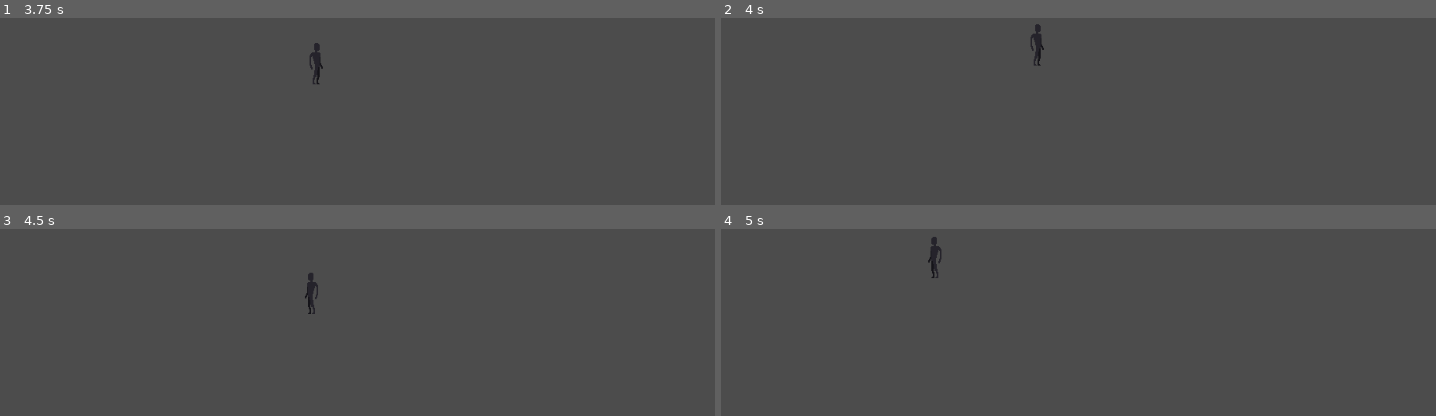
Above: before the commit, frames 1-4 (two rows, left to right).
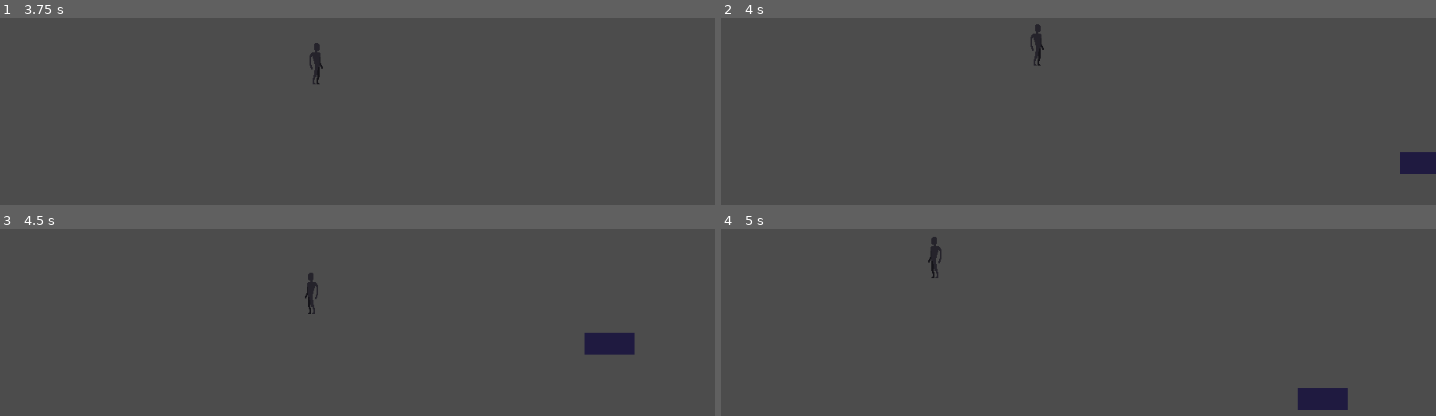
Above: after the commit, the same moments.

Repository: arjun-raghavan-00/hoth-iv-game
Game: Godot game, scene res://scenes/Main.tscn
Two runs of this game, one before a commit and one after it. Both use one fixed random seed, a clock stepped at 60 frames per second and the inputs below. Before the commit the project has no main scene; this scene is started directly in both runs.
Inputs:
- Up to frame 1 (3.75 s): tap Enter at 0.5, 2 s; hold Right (ui_right) 0.53-2.03 s; tap Shift (game_dash) every 0.75 s from 0.6 to 3.6 s; tap W (game_jump) at 0.77, 1.52, 3.02 s; tap Space at 1.25, 2.75 s; hold Left (ui_left) 2.03-2.78 s; hold Right (ui_right) from 2.78 s (still down)
- Up to frame 2 (4 s): keep holding Right (ui_right); tap W (game_jump) at 3.77 s
- Up to frame 3 (4.5 s): release Right (ui_right) at 4.28 s; hold Left (ui_left) from 4.28 s (still down); tap Shift (game_dash) at 4.35 s
- Up to frame 4 (5 s): keep holding Left (ui_left); tap W (game_jump) at 4.52 s

Frame 1 is identical in both runs. In frame 2, 0.6% of the frame differs, in the area x 94-100%, y 71-84%; in frame 3, 0.8%; in frame 4, 0.8%, in the area x 80-88%, y 85-97%.

Commit message:
Added Drum Enemy's implementation

Diff:
--- a/project.godot
+++ b/project.godot
@@ -11,8 +11,12 @@
 [application]
 
 config/name="HOTHIV_Game"
-run/main_scene="res://Main.tscn"
+run/main_scene="res://scenes/Main.tscn"
 config/icon="res://icon.png"
+
+[autoload]
+
+global="*res://scripts/global.gd"
 
 [input]
 
--- a/scenes/DrumEnemy.tscn
+++ b/scenes/DrumEnemy.tscn
@@ -1,19 +1,26 @@
-[gd_scene load_steps=2 format=2]
+[gd_scene load_steps=3 format=2]
+
+[ext_resource path="res://scripts/DrumEnemy.gd" type="Script" id=1]
 
 [sub_resource type="RectangleShape2D" id=1]
 
 custom_solver_bias = 0.0
-extents = Vector2( 32.0561, 14.0053 )
+extents = Vector2( 32.0476, 13.9904 )
 
-[node name="DrumEnemy" type="KinematicBody2D"]
+[node name="DrumEnemy" type="KinematicBody2D" index="0"]
 
 input_pickable = false
 collision_layer = 1
 collision_mask = 1
 collision/safe_margin = 0.08
+script = ExtResource( 1 )
+_sections_unfolded = [ "Collision", "Transform", "collision" ]
 __meta__ = {
 "_edit_group_": true
 }
+JUMP_SPEED = 400
+GRAVITY = 1000
+SPEED = 20
 
 [node name="ColorRect" type="ColorRect" parent="." index="0"]
 
@@ -33,7 +40,23 @@
 color = Color( 0.121994, 0.103149, 0.253906, 1 )
 _sections_unfolded = [ "Grow Direction", "Margin" ]
 
-[node name="CollisionShape2D" type="CollisionShape2D" parent="." index="1"]
+[node name="col" type="CollisionShape2D" parent="." index="1"]
 
-position = Vector2( 0, 17.982 )
+position = Vector2( 0, 17.9823 )
+scale = Vector2( 1, 0.999982 )
 shape = SubResource( 1 )
+_sections_unfolded = [ "Transform" ]
+
+[node name="AnimatedSprite" type="AnimatedSprite" parent="." index="2"]
+
+animation = "default"
+
+[node name="JumpTimer" type="Timer" parent="." index="3"]
+
+process_mode = 1
+wait_time = 1.0
+one_shot = false
+autostart = true
+_sections_unfolded = [ "Pause" ]
+
+[connection signal="timeout" from="JumpTimer" to="." method="_on_JumpTimer_timeout"]
--- a/scenes/Main.tscn
+++ b/scenes/Main.tscn
@@ -1,6 +1,7 @@
-[gd_scene load_steps=7 format=2]
+[gd_scene load_steps=8 format=2]
 
 [ext_resource path="res://scenes/Player.tscn" type="PackedScene" id=1]
+[ext_resource path="res://scenes/DrumEnemy.tscn" type="PackedScene" id=2]
 
 [sub_resource type="Shader" id=1]
 
@@ -50,11 +51,8 @@
 
 [node name="env" type="Node" parent="." index="0"]
 
-editor/display_folded = true
-
 [node name="floor" type="StaticBody2D" parent="env" index="0"]
 
-editor/display_folded = true
 position = Vector2( 5413.46, 578.172 )
 scale = Vector2( 172.486, 3.9608 )
 input_pickable = false
@@ -91,11 +89,10 @@
 [node name="CollisionShape2D" type="CollisionShape2D" parent="env/floor" index="1"]
 
 shape = SubResource( 3 )
-_sections_unfolded = [ "Transform", "Z Index" ]
+_sections_unfolded = [ "Material", "Transform", "Visibility", "Z Index" ]
 
 [node name="block1" type="StaticBody2D" parent="env" index="1"]
 
-editor/display_folded = true
 position = Vector2( 1152.73, 365.944 )
 scale = Vector2( 2.27354, 1.4746 )
 input_pickable = false
@@ -541,3 +538,9 @@
 size_flags_vertical = 1
 color = Color( 1, 1, 1, 1 )
 _sections_unfolded = [ "Margin", "Material", "Theme", "Visibility" ]
+
+[node name="DrumEnemy" parent="." index="3" instance=ExtResource( 2 )]
+
+position = Vector2( 1845.27, 419.791 )
+scale = Vector2( 1, 0.99183 )
+JUMP_SPEED = 500
--- a/scenes/Player.tscn
+++ b/scenes/Player.tscn
@@ -6,16 +6,6 @@
 [sub_resource type="SpriteFrames" id=1]
 
 animations = [ {
-"frames": [ ExtResource( 2 ) ],
-"loop": true,
-"name": "idle",
-"speed": 5.0
-}, {
-"frames": [ ExtResource( 2 ) ],
-"loop": true,
-"name": "moving",
-"speed": 5.0
-}, {
 "frames": [ ExtResource( 2 ) ],
 "loop": true,
 "name": "hurt",
@@ -35,6 +25,16 @@
 "loop": true,
 "name": "jumping",
 "speed": 5.0
+}, {
+"frames": [ ExtResource( 2 ) ],
+"loop": true,
+"name": "idle",
+"speed": 5.0
+}, {
+"frames": [ ExtResource( 2 ) ],
+"loop": true,
+"name": "moving",
+"speed": 5.0
 } ]
 
 [sub_resource type="CapsuleShape2D" id=2]
@@ -43,14 +43,14 @@
 radius = 8.53903
 height = 36.4311
 
-[node name="Player" type="KinematicBody2D"]
+[node name="Player" type="KinematicBody2D" index="0"]
 
 input_pickable = false
 collision_layer = 1
 collision_mask = 1
 collision/safe_margin = 0.08
 script = ExtResource( 1 )
-_sections_unfolded = [ "Material" ]
+_sections_unfolded = [ "Collision", "Material", "Pickable", "collision" ]
 SPEED = 300
 JUMP_SPEED = 400
 GRAVITY = 1000
--- /dev/null
+++ b/scripts/DrumEnemy.gd
@@ -0,0 +1,39 @@
+extends KinematicBody2D
+
+export (int) var JUMP_SPEED = 400
+export (int) var GRAVITY = 1000
+export (int) var SPEED = 20
+
+var velocity = Vector2()
+var jumps = 1
+
+onready var sprite = $AnimatedSprite
+
+func _ready():
+	sprite.play()
+
+func _physics_process(delta):
+
+	if !is_on_floor():
+		velocity.y += delta * GRAVITY
+
+	if $JumpTimer.time_left > 0 and is_on_floor() and jumps > 0:
+			velocity.y = -JUMP_SPEED
+			jumps = 0
+
+	velocity.x = -SPEED
+
+	move_and_slide(velocity,Vector2(0,-1))
+
+	if get_slide_count() > 0:
+		if get_slide_collision(0).collider is KinematicBody2D:
+			if get_slide_collision(0).position.y < position.y+$col.position.y:
+				queue_free()
+			else:
+				get_node("/root/global").health -= 1
+				move_and_slide(Vector2(1000,1500),Vector2(0,-1))
+
+	print(get_node("/root/global").health)
+
+func _on_JumpTimer_timeout():
+	jumps = 1
--- a/scripts/Player.gd
+++ b/scripts/Player.gd
@@ -1,5 +1,6 @@
 extends KinematicBody2D
 
+signal hit
 export (int) var SPEED = 300
 export (int) var JUMP_SPEED = 400
 export (int) var GRAVITY = 1000
@@ -10,10 +11,12 @@
 var jumps = 0
 var dashspeed = 0
 
+
 onready var sprite = $AnimatedSprite
 
 func _ready():
 	sprite.play()
+	get_node("/root/global").health = 3
 
 func _physics_process(delta):
 	if !sprite.flip_h:
@@ -62,4 +65,7 @@
 
 	move_and_slide(velocity, Vector2(0, -1))
 
+
+	if get_node("/root/global").health==0:
+		get_tree().reload_current_scene()
 	sprite.flip_h = velocity.x < 0
--- a/scripts/global.gd
+++ b/scripts/global.gd
@@ -1,3 +1,3 @@
 extends Node
 
-var vibrancy = 128
+var health = 3
Not shown, added: assets/art/fg/Hackathon Game Foreground.png.import
Not shown, added: assets/music/Plini Electric Sunrise.wav.import
Not shown, added: .DS_Store
